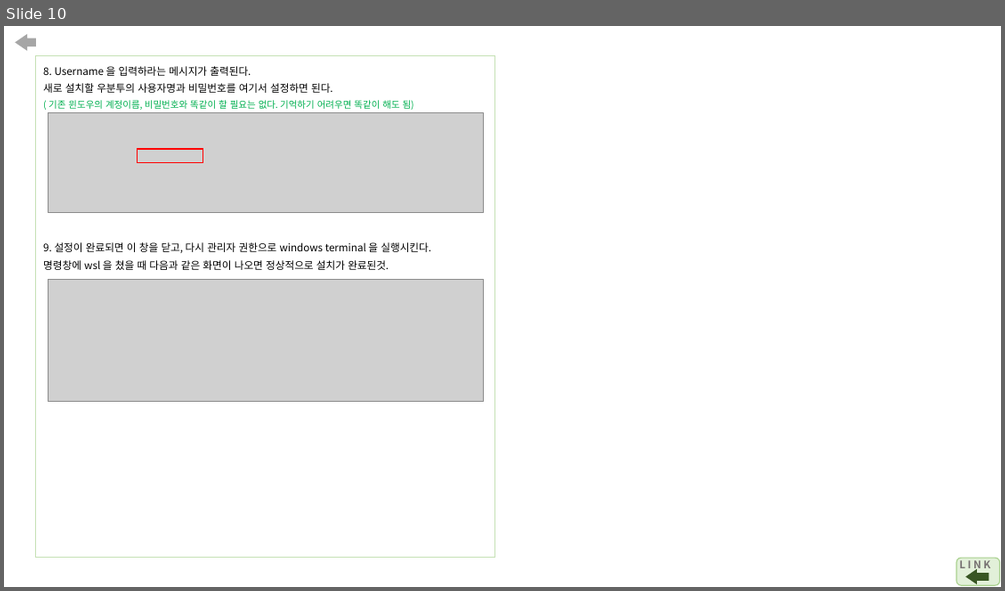
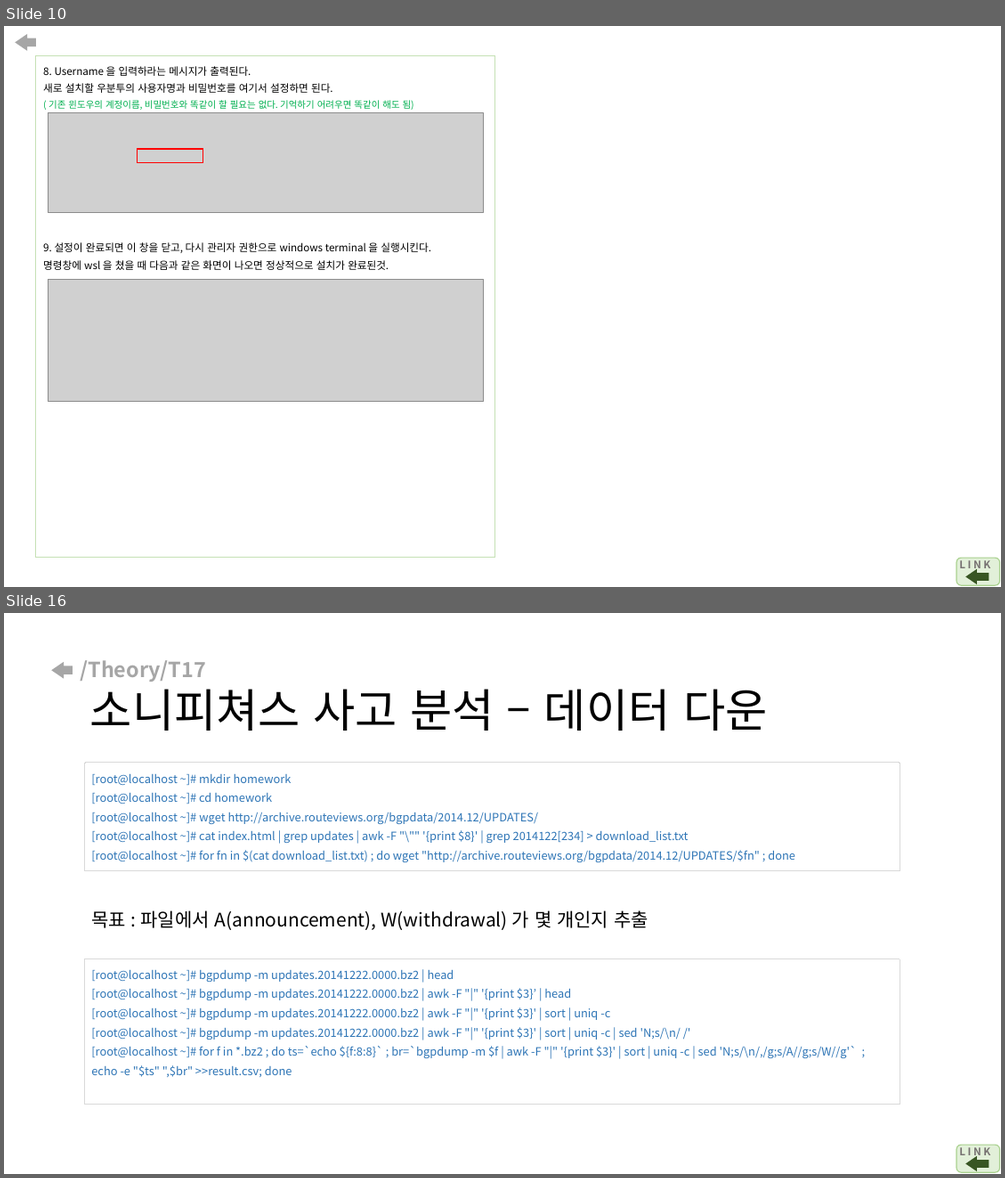
Before and after one commit to arizona95/CyberTraining, a slide deck: Lecture/student_class_ppt_21_2/국방사이버보안 과제.pptx. Shown one above the other, each under a label of ours: slide 10 before the commit, slides 10 and 16 after it; the slides between them are not shown. The pictures are 1005x591 and 1005x1178 pixels, drawn with LibreOffice and Linux fonts; fonts in the diff are those of the drawing; grey boxes stand for pictures. Boxes give left, top, right and bottom in pixels: in the first picture for what was removed or moved away, otherwise in the second. Text is boxed around its words. In the diff, an @@ line names an element or a change of style, - is before the commit and + after.

```diff
--- a/Lecture/student_class_ppt_21_2/국방사이버보안 과제.pptx
+++ b/Lecture/student_class_ppt_21_2/국방사이버보안 과제.pptx
@@ slide 16 added at (4, 613, 1001, 1174), background #FFFFFF @@
@@ right arrow added at (51, 662, 72, 679), fill #A6A6A6 @@
@@ title added at (80, 660, 767, 730), 44 pt, text #000000 @@
+/Theory/T17
+소니피쳐스 사고 분석 – 데이터 다운
@@ rounded rectangle added at (84, 763, 900, 871), outline #D9D9D9 0 pt @@
@@ text added at (91, 773, 795, 862), 11 pt, text #2E75B6 @@
+[root@localhost ~]# mkdir homework
+[root@localhost ~]# cd homework
+[root@localhost ~]# wget http://archive.routeviews.org/bgpdata/2014.12/UPDATES/
+[root@localhost ~]# cat index.html | grep updates | awk -F "\"" '{print $8}' | grep 2014122[234] > download_list.txt
+[root@localhost ~]# for fn in $(cat download_list.txt) ; do wget "http://archive.routeviews.org/bgpdata/2014.12/UPDATES/$fn" ; done
@@ text added at (91, 910, 648, 930), 18 pt, text #000000 @@
+목표 : 파일에서 A(announcement), W(withdrawal) 가 몇 개인지 추출
@@ rounded rectangle added at (84, 958, 900, 1104), outline #D9D9D9 0 pt @@
@@ text added at (91, 969, 857, 1077), 11 pt, text #2E75B6 @@
+[root@localhost ~]# bgpdump -m updates.20141222.0000.bz2 | head
+[root@localhost ~]# bgpdump -m updates.20141222.0000.bz2 | awk -F "|" '{print $3}’ | head
+[root@localhost ~]# bgpdump -m updates.20141222.0000.bz2 | awk -F "|" '{print $3}' | sort | uniq -c
+[root@localhost ~]# bgpdump -m updates.20141222.0000.bz2 | awk -F "|" '{print $3}' | sort | uniq -c | sed 'N;s/\n/ /'
+[root@localhost ~]# for f in *.bz2 ; do ts=`echo ${f:8:8}` ; br=`bgpdump -m $f | awk -F "|" '{print $3}' | sort | uniq -c | sed 'N;s/\n/,/g;s/A//g;s/W//g'` ; echo -e "$ts" ",$br" >>result.csv; done
@@ rounded rectangle added at (956, 1144, 1000, 1172), fill #E2F0D9, outline #A9D18E 1 pt @@
@@ text added at (959, 1144, 990, 1159), 10 pt, text #767171, bold @@
+L I N K
@@ right arrow added at (966, 1156, 989, 1171), fill #385723 @@
```
Also in this commit, not shown: 2 slides changed, 6 other slides added, 22 slides removed.
